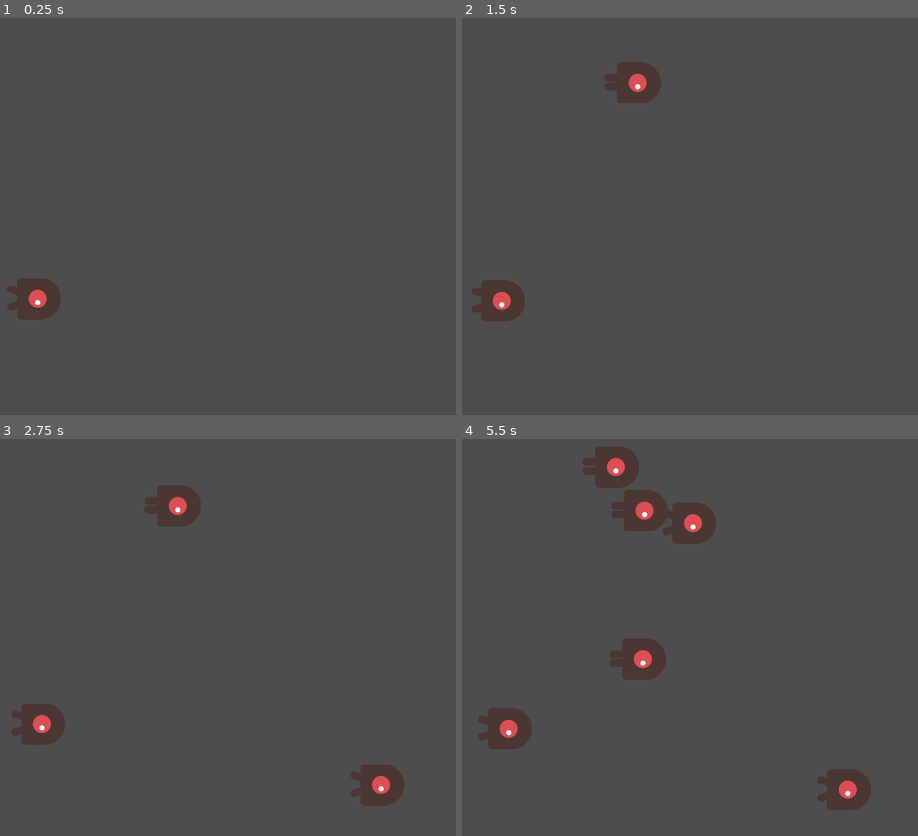
Above: before the commit, frames 1-4 (two rows, left to right).
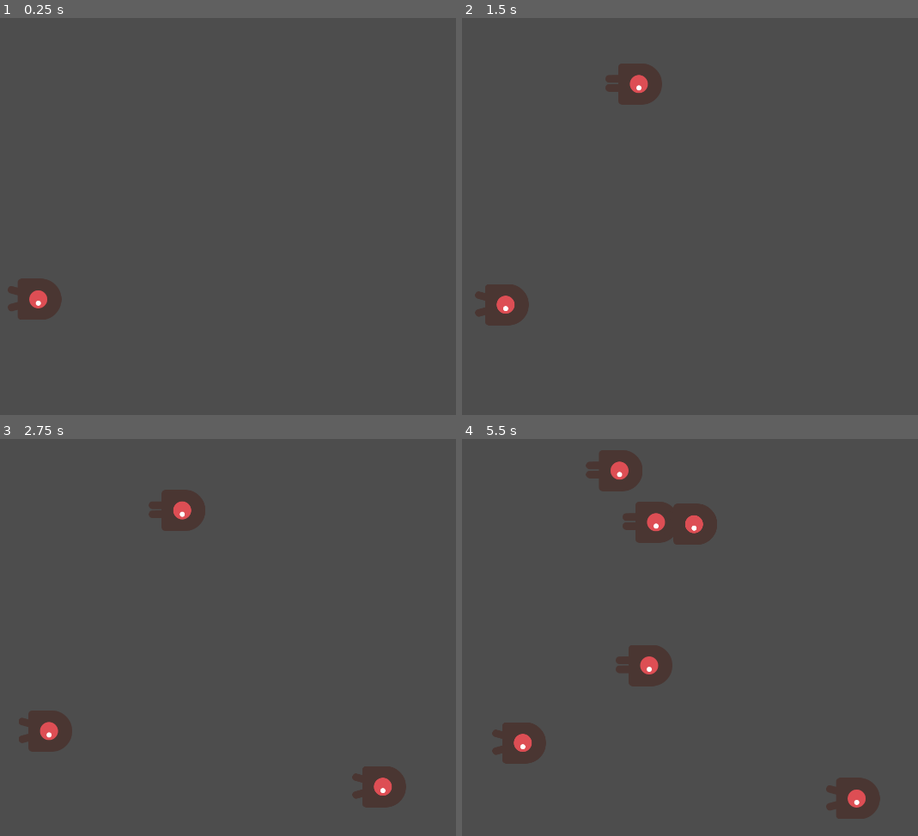
Above: after the commit, the same moments.

Repository: ryzhovalex/wanderer
Game: Godot game, scene res://main.tscn
Two runs of this game, one before a commit and one after it. Both use one fixed random seed, a clock stepped at 60 frames per second and the inputs below.
Inputs:
- Up to frame 1 (0.25 s): no input
- Up to frame 2 (1.5 s): no input
- Up to frame 3 (2.75 s): no input
- Up to frame 4 (5.5 s): no input

The runs differ from the first frame. In frame 1, less than 0.1% of the frame differs, in the area x 1-14%, y 65-76%; in frame 2, 0.6%; in frame 3, 1.4%; in frame 4, 4.3%, in the area x 3-92%, y 1-96%.

Commit message:
update mob.gd

Diff:
--- a/mob.gd
+++ b/mob.gd
@@ -1,7 +1,12 @@
 extends Area2D
 signal hit
 
-@export var speed = 5
+@export var spd = 5
+@export var max_hp = 100
+@export var hp = max_hp
+@export var dmg = 10
+@export var atk_spd = 2
+
 var screen_size
 
 func _ready():
@@ -9,10 +14,4 @@
 
 func _process(delta):
     $AnimatedSprite2D.play()
-    position += Vector2(1, 1) * speed * delta
-    # position = position.clamp(Vector2.ZERO, screen_size)
-
-func start(pos):
-    position = pos
-    show()
-    $CollisionShape2D.disabled = false
+    position += Vector2(1, 1) * spd * delta
